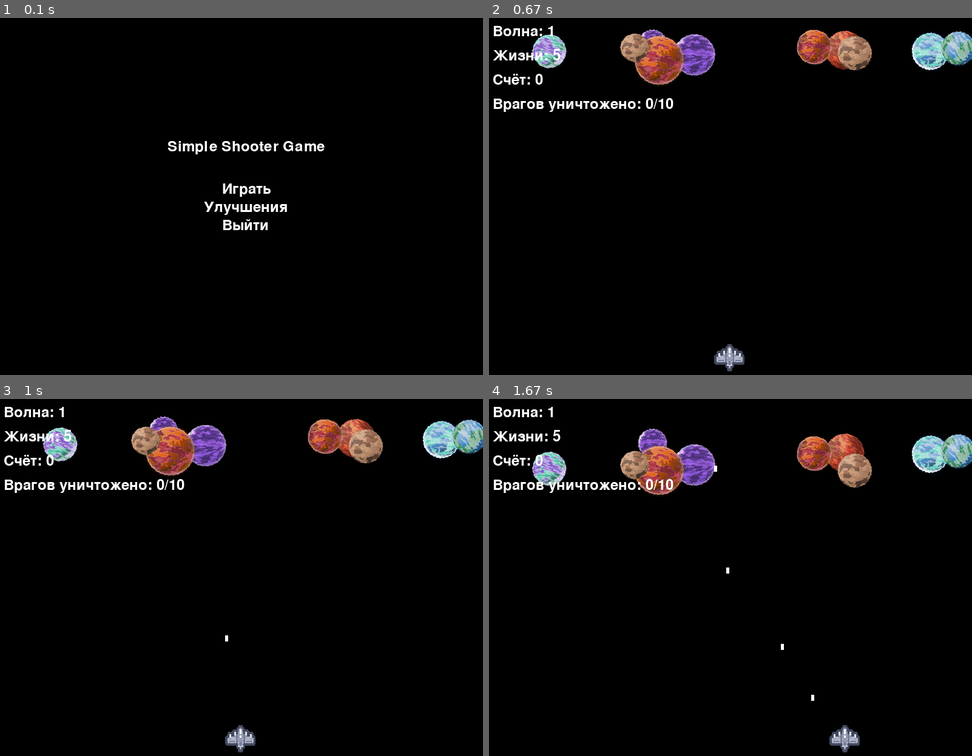
Above: before the commit, frames 1-4 (two rows, left to right).
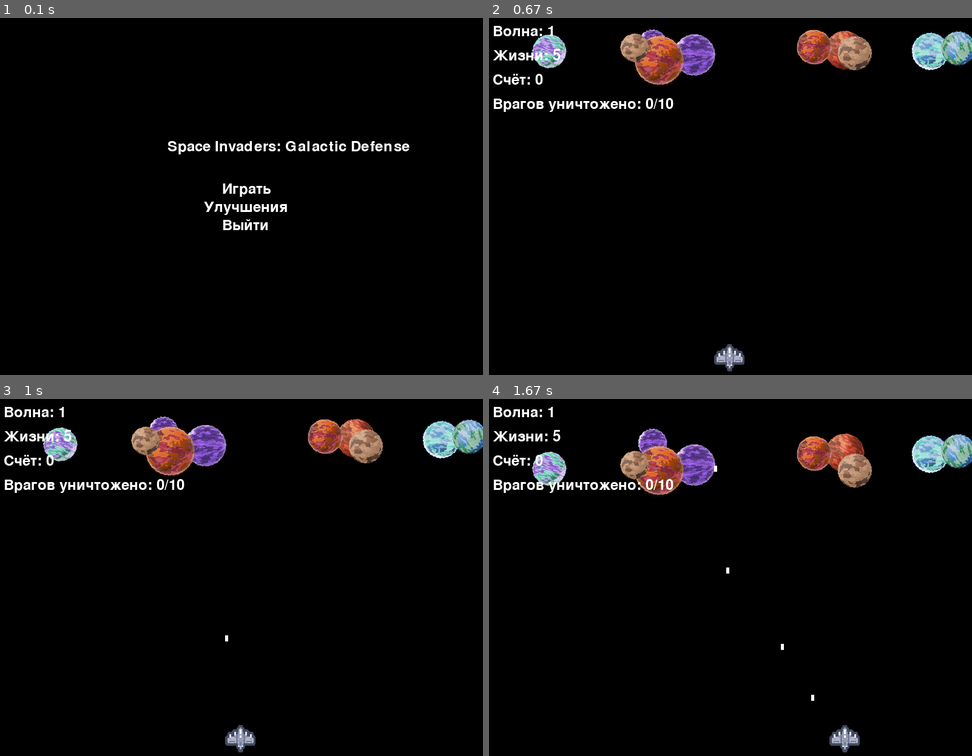
Above: after the commit, the same moments.

Repository: GEniUS-program/Pygame-project
Game: pygame game, started from pygame_file.py
Same seed, same stepped clock (60 frames per second), same inputs: the game is played once before the commit and once after it.
Inputs (mouse positions are in pixels of both pictures, inside the frame that each line leads up to):
- Up to frame 1 (0.1 s): no input
- Up to frame 2 (0.67 s): click (730, 200) at 0.38 s
- Up to frame 3 (1 s): tap Space at 0.67 s
- Up to frame 4 (1.67 s): hold Right 1-1.47 s; tap Space at 1.07, 1.37, 1.57 s; hold Right from 1.5 s (still down)

The runs differ from the first frame. In frame 1, 0.8% of the frame differs, in the area x 36-85%, y 34-39%; in frame 2, nothing differs; in frame 3, nothing differs; in frame 4, nothing differs.

Commit message:
Small tweak

Diff:
--- a/pygame_file.py
+++ b/pygame_file.py
@@ -216,7 +216,7 @@
 
 def draw_main_menu():
     screen.fill(BLACK)
-    title_text = font.render("Simple Shooter Game", True, WHITE)
+    title_text = font.render("Space Invaders: Galactic Defense", True, WHITE)
     play_text = font.render("Играть", True, WHITE)
     upgrade_text = font.render("Улучшения", True, WHITE)
     exit_text = font.render("Выйти", True, WHITE)
